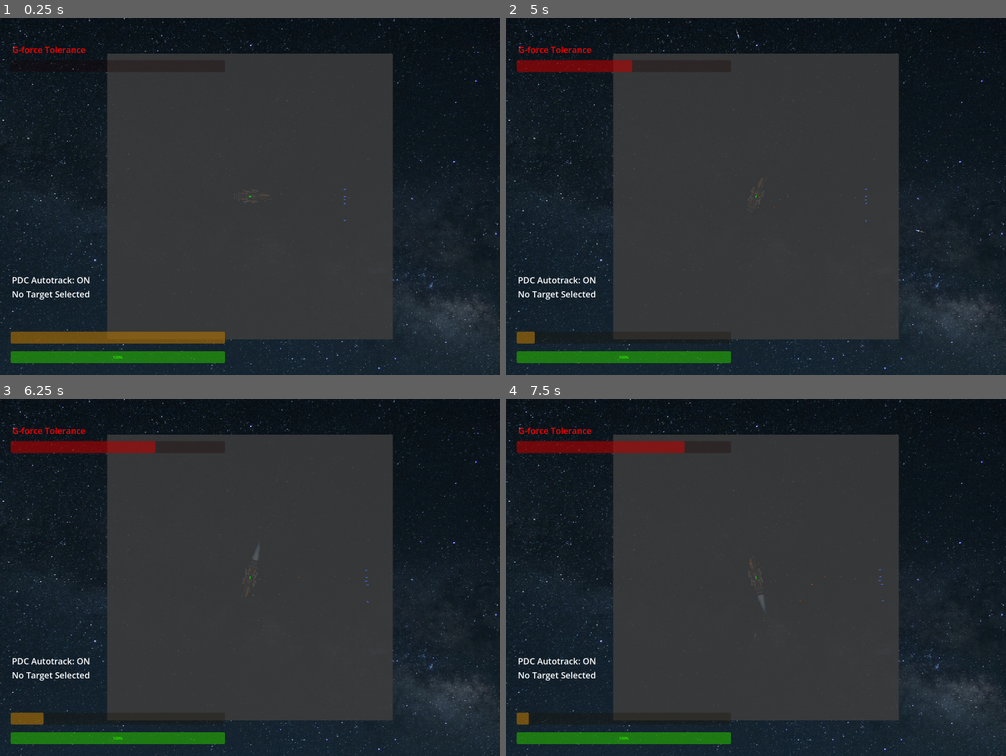
Above: before the commit, frames 1-4 (two rows, left to right).
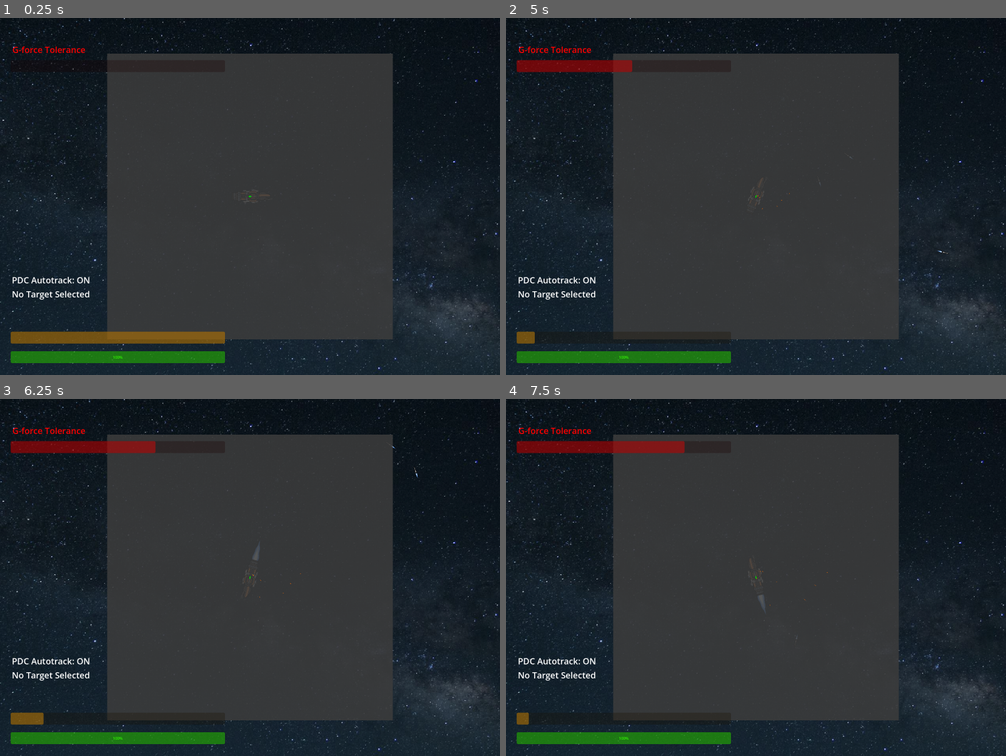
Above: after the commit, the same moments.

Repository: OxygenLithium/the-expanse-io-campaign
Game: Godot game, scene res://scenes/main.tscn
Two runs of this game, one before a commit and one after it. Both use one fixed random seed, a clock stepped at 60 frames per second and the inputs below.
Inputs (mouse positions are in pixels of both pictures, inside the frame that each line leads up to):
- Up to frame 1 (0.25 s): no input
- Up to frame 2 (5 s): tap Enter at 0.5 s; move the mouse to (866, 178) at 0.52 s; hold Right (ui_right) 0.53-1.28 s; hold Space (key_space) 0.53-1.28 s; tap S (key_s) at 0.6, 1.55, 3.05, 4.55 s; move the mouse to (656, 214) at 1.27 s; hold Left (ui_left) 1.28-2.03 s; tap Space (key_space) at 1.35, 2.3 s; move the mouse to (806, 117) at 2.02 s; press the mouse at (806, 117) at 2.03 s; hold Right (ui_right) 2.03-3.53 s; move the mouse to (731, 267) at 2.77 s; release the mouse at (731, 267) at 2.78 s; tap = (key_+) at 2.85 s; move the mouse to (906, 250) at 3.52 s; hold Space (key_space) 3.53-4.28 s; hold Left (ui_left) from 3.53 s (still down); tap - (key_-) at 3.6 s; move the mouse to (606, 142) at 4.27 s; tap 1 (key_1) at 4.35 s
- Up to frame 3 (6.25 s): tap Enter at 5 s; move the mouse to (275, 577) at 5.02 s; hold 2 (key_2) 5.03-5.78 s; tap Space (key_space) at 5.3 s; move the mouse to (175, 488) at 5.77 s; release Left (ui_left) at 5.78 s; hold Right (ui_right) from 5.78 s (still down); tap 3 (key_3) at 5.85 s; tap S (key_s) at 6.05 s
- Up to frame 4 (7.5 s): keep holding Right (ui_right); move the mouse to (866, 559) at 6.52 s; hold 4 (key_4) 6.53-7.28 s; tap Space (key_space) at 6.8 s; move the mouse to (656, 595) at 7.27 s; tap 5 (key_5) at 7.35 s

The runs differ from the first frame. In frame 1, less than 0.1% of the frame differs, in the area x 68-70%, y 47-57%; in frame 2, less than 0.1%, in the area x 46-89%, y 2-67%; in frame 3, less than 0.1%; in frame 4, less than 0.1%.

Commit message:
changed gforce to automatically stop high thrust instead of letting player die

Diff:
--- a/scripts/main.gd
+++ b/scripts/main.gd
@@ -7,7 +7,7 @@
 var frigateFile = load("res://scenes/ships/unn/unn_frigate.tscn")
 var andronicusFile = load("res://scenes/ships/unn/andronicus_destroyer.tscn")
 var munroeFile = load("res://scenes/ships/unn/munroe_frigate.tscn")
-var destroyerFile = load("res://scenes/ships/unn/murphy_destroyer.tscn")
+var murphyFile = load("res://scenes/ships/unn/murphy_destroyer.tscn")
 var cruiserFile = load("res://scenes/ships/unn/trenton_cruiser.tscn")
 
 var UNNShips = []
@@ -54,33 +54,43 @@
 	#enemy.position = Vector2(300,300)
 	#add_child(enemy)
 
-	enemy = frigateFile.instantiate()
-	enemy.position = Vector2(20000,1500)
-	enemy.displayName = "UNN Nightwing"
+	#enemy = frigateFile.instantiate()
+	#enemy.position = Vector2(20000,1500)
+	#enemy.displayName = "UNN Nightwing"
+	#add_child(enemy)
+	#
+	#enemy = frigateFile.instantiate()
+	#enemy.position = Vector2(20000,0)
+	#enemy.displayName = "UNN Balsamic Vinegar"
+	#add_child(enemy)
+#
+	#enemy = frigateFile.instantiate()
+	#enemy.position = Vector2(20000,-1500)
+	#enemy.displayName = "UNN Sundial"
+	#add_child(enemy)
+	#
+	#enemy = andronicusFile.instantiate()
+	#enemy.position = Vector2(20000,700)
+	#enemy.displayName = "UNN T. Moe"
+	#add_child(enemy)
+	#
+	#enemy = munroeFile.instantiate()
+	#enemy.position = Vector2(20000,5000)
+	#enemy.displayName = "UNN Branta"
+	#add_child(enemy)
+	#
+	#enemy = munroeFile.instantiate()
+	#enemy.position = Vector2(30000,-5000)
+	#enemy.displayName = "UNN Canada Goose"
+	#add_child(enemy)
+
+	enemy = murphyFile.instantiate()
+	enemy.position = Vector2(45000,-5000)
+	enemy.displayName = "UNN Canada Goose"
 	add_child(enemy)
 
-	enemy = frigateFile.instantiate()
-	enemy.position = Vector2(20000,0)
-	enemy.displayName = "UNN Balsamic Vinegar"
-	add_child(enemy)
-
-	enemy = frigateFile.instantiate()
-	enemy.position = Vector2(20000,-1500)
-	enemy.displayName = "UNN Sundial"
-	add_child(enemy)
-
-	enemy = andronicusFile.instantiate()
-	enemy.position = Vector2(20000,700)
-	enemy.displayName = "UNN T. Moe"
-	add_child(enemy)
-
-	enemy = munroeFile.instantiate()
-	enemy.position = Vector2(20000,5000)
-	enemy.displayName = "UNN Branta"
-	add_child(enemy)
-
-	enemy = munroeFile.instantiate()
-	enemy.position = Vector2(30000,-5000)
+	enemy = murphyFile.instantiate()
+	enemy.position = Vector2(46000,-6000)
 	enemy.displayName = "UNN Canada Goose"
 	add_child(enemy)
 
--- a/scripts/ships/common/ship.gd
+++ b/scripts/ships/common/ship.gd
@@ -118,7 +118,8 @@
 	missile.global_position = global_position + Vector2(50,0).rotated(rotation)
 	missile.velocity = velocity
 	missile.rotation = rotation
-	missile.velocity += Vector2(300,0).rotated(rotation)
+	missile.velocity += Vector2(100,0).rotated(rotation)
+	missile.velocity += Vector2(300,0).rotated(rng.randf_range(-PI/2,PI/2))
 	get_parent().add_child(missile)
 
 	var missile_marker = missileMarkerFile.instantiate()
--- a/scripts/ships/mcrn/player.gd
+++ b/scripts/ships/mcrn/player.gd
@@ -146,6 +146,8 @@
 	gforce += max(acceleration-1.5,0)
 	if gforce > 1:
 		gforce -= 1
+	if gforce > 950 && acceleration > 2:
+		acceleration = 2
 	if gforce > 1000:
 		death()
 	$/root/Node/hud_canvas/g_limit_bar.value = gforce
